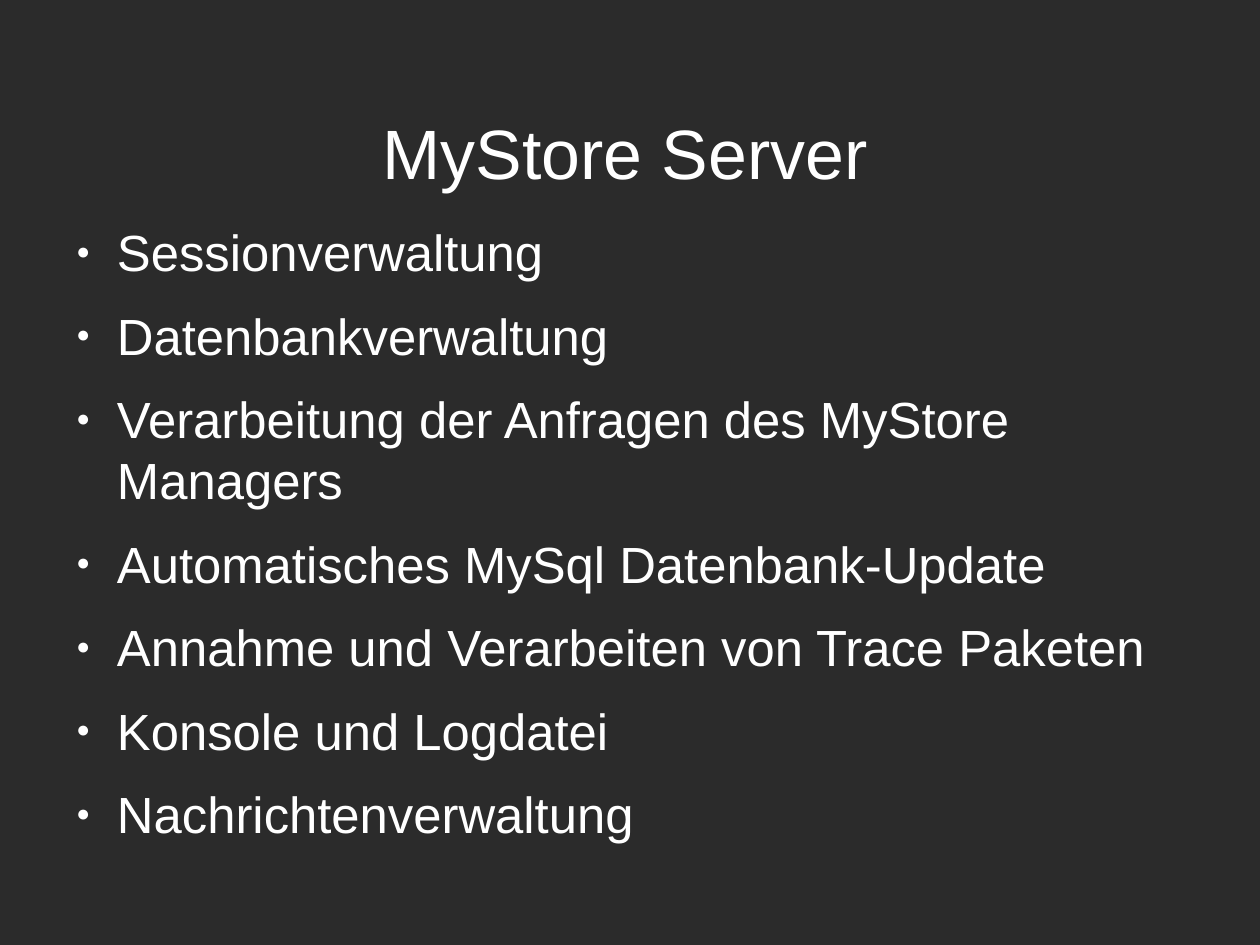
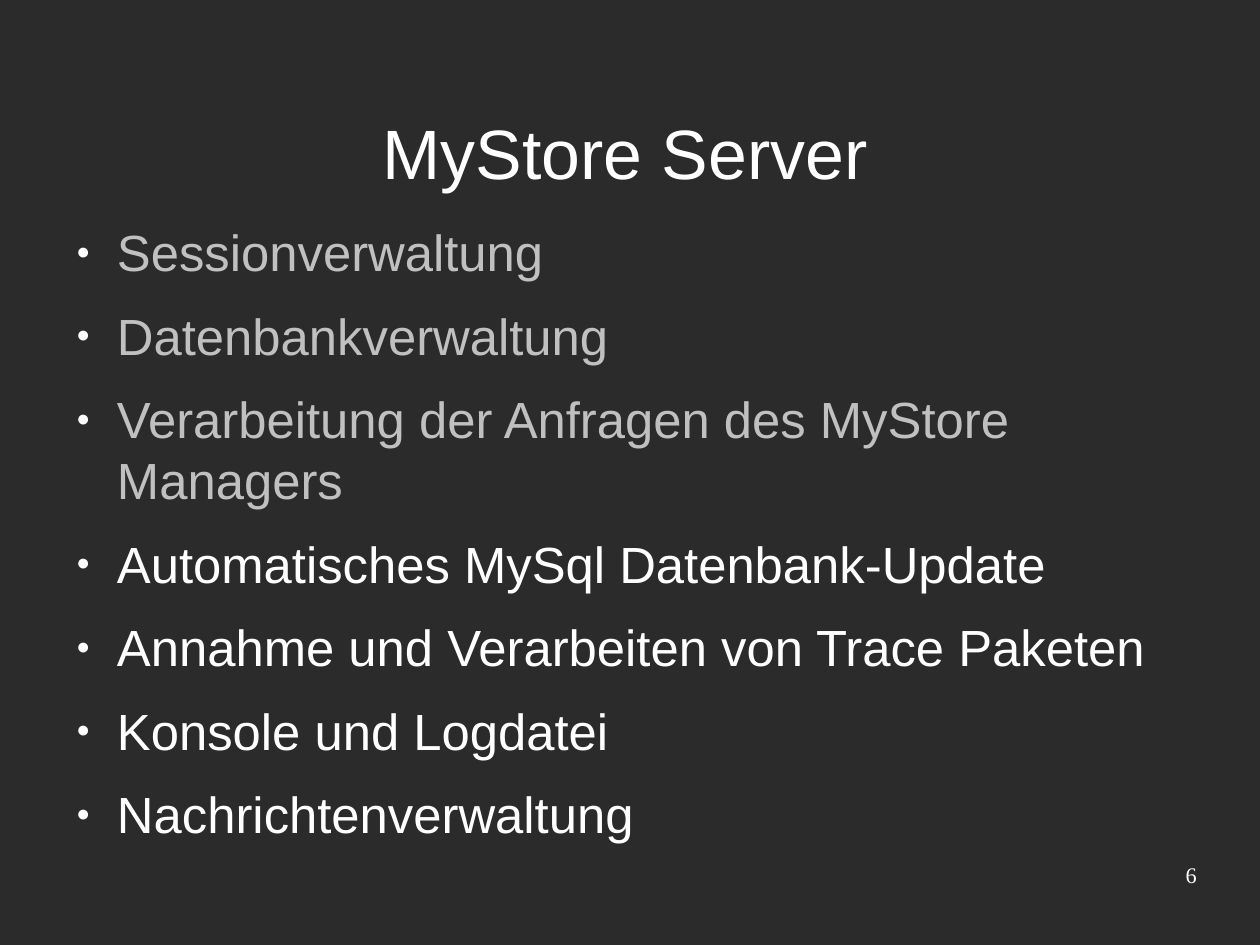
Before and after one commit to Niondir/rika-led, a slide deck: slide 6 of präsentation 3/part 1/präsentation31.odp (slide 5 before the commit). Drawn at 1260x945 pixels with LibreOffice and Linux fonts; fonts in the diff are those of the drawing; background and template pictures are left out; a plain dark background stands for a picture behind light text. Boxes give left, top, right and bottom in pixels: in the first picture for what was removed or moved away, otherwise in the second. Text is boxed around its words. In the diff, an @@ line names an element or a change of style, - is before the commit and + after.

```diff
--- a/präsentation 3/part 1/präsentation31.odp
+++ b/präsentation 3/part 1/präsentation31.odp
@@ text at [117, 234, 1009, 510]: text colour #FFFFFF to #C0C0C0 in "Sessionverwaltung", "Datenbankverwaltung", "Verarbeitung der Anfragen des MyStore Managers" @@
@@ page number added at [1186, 868, 1197, 884], 14 pt, text #FFFFFF @@
+6
```
Also in this commit, not shown: 9 other slides changed, 2 slides added, 1 slide removed.
